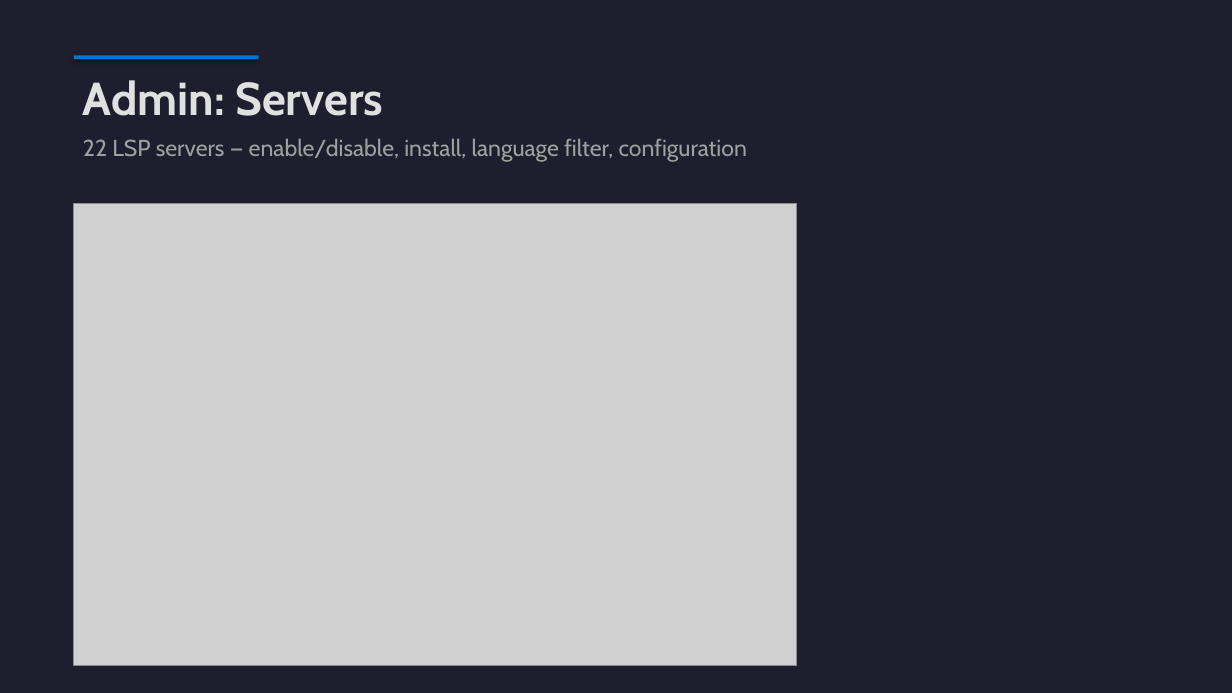
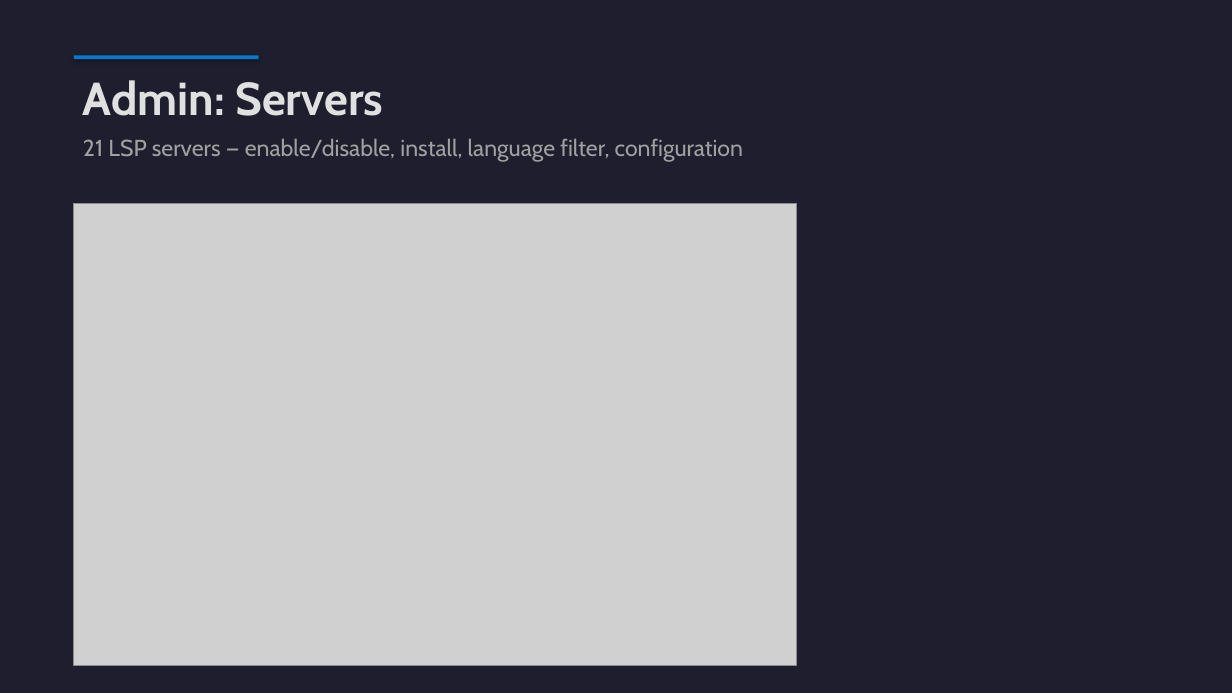
Before and after one commit to angelozerr/mcp-ade, a slide deck: slide 15 of presentation/MCP_LanguageTools.pptx. Drawn at 1232x693 pixels with LibreOffice and Linux fonts; fonts in the diff are those of the drawing; grey boxes stand for pictures. Boxes give left, top, right and bottom in pixels: in the first picture for what was removed or moved away, otherwise in the second. Text is boxed around its words. In the diff, an @@ line names an element or a change of style, - is before the commit and + after.

```diff
--- a/presentation/MCP_LanguageTools.pptx
+++ b/presentation/MCP_LanguageTools.pptx
@@ text at (x1=83, y1=138, x2=743, y2=162): text changed @@
-22 LSP servers — enable/disable, install, language filter, configuration
+21 LSP servers — enable/disable, install, language filter, configuration
```
Also in this commit, not shown: 6 other slides changed, 1 slide added, 39 other files.
